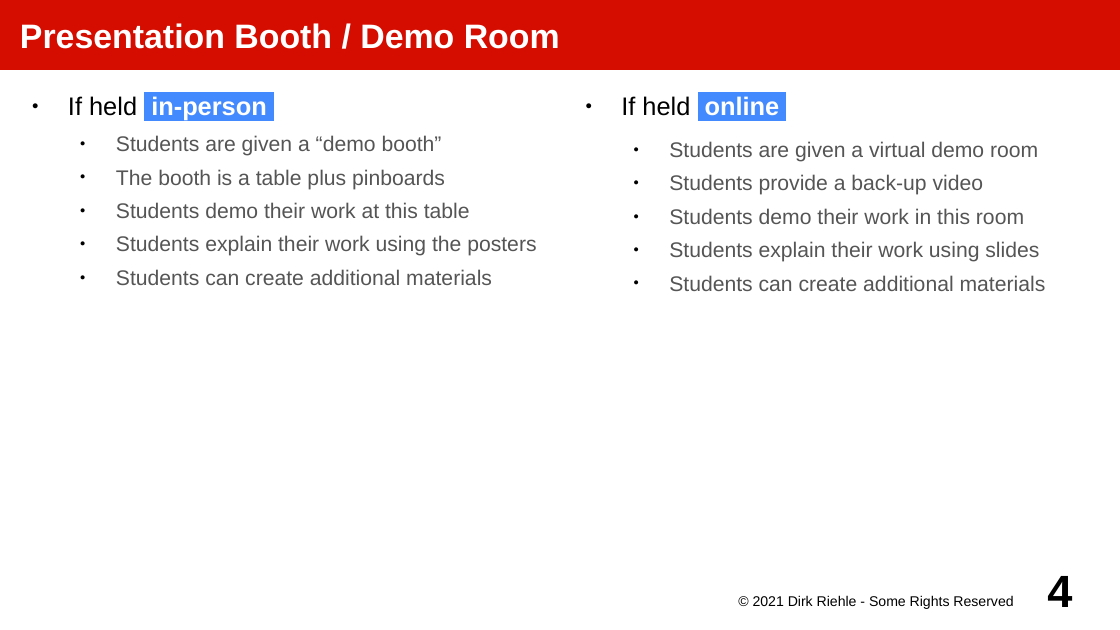
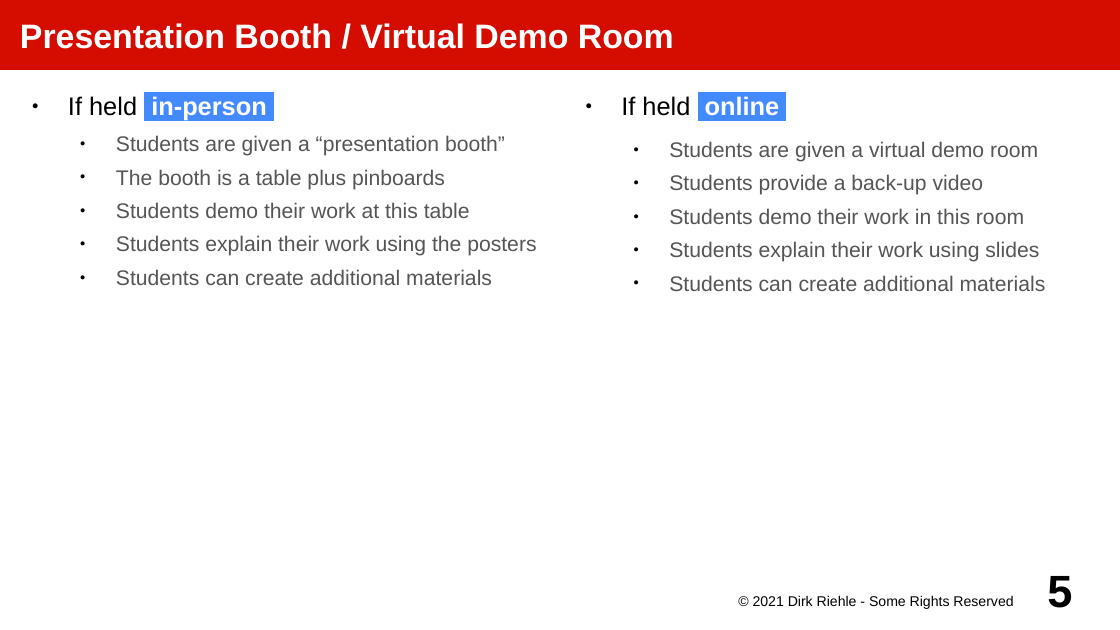
Before and after one commit to dirkriehle/amos-course, a slide deck: slide 5 of Lecture slides/AMOS H01 - Demo Day Preparation.odp (slide 4 before the commit). Drawn at 1120x630 pixels with LibreOffice and Linux fonts; fonts in the diff are those of the drawing. Boxes give left, top, right and bottom in pixels: in the first picture for what was removed or moved away, otherwise in the second. Text is boxed around its words. In the diff, an @@ line names an element or a change of style, - is before the commit and + after.

Commit message:
Updated demo day information

```diff
--- a/Lecture slides/AMOS H01 - Demo Day Preparation.odp
+++ b/Lecture slides/AMOS H01 - Demo Day Preparation.odp
@@ title at (20,23,674,49): text changed @@
-Presentation Booth / Demo Room
+Presentation Booth / Virtual Demo Room
@@ text at (116,135,505,156): text changed @@
-  ● Students are given a “demo booth”
+  ● Students are given a “presentation booth”
@@ page number at (1047,576,1072,608): text changed @@
-4
+5
```
Also in this commit, not shown: 2 other slides changed, 1 slide added, 1 other file.
